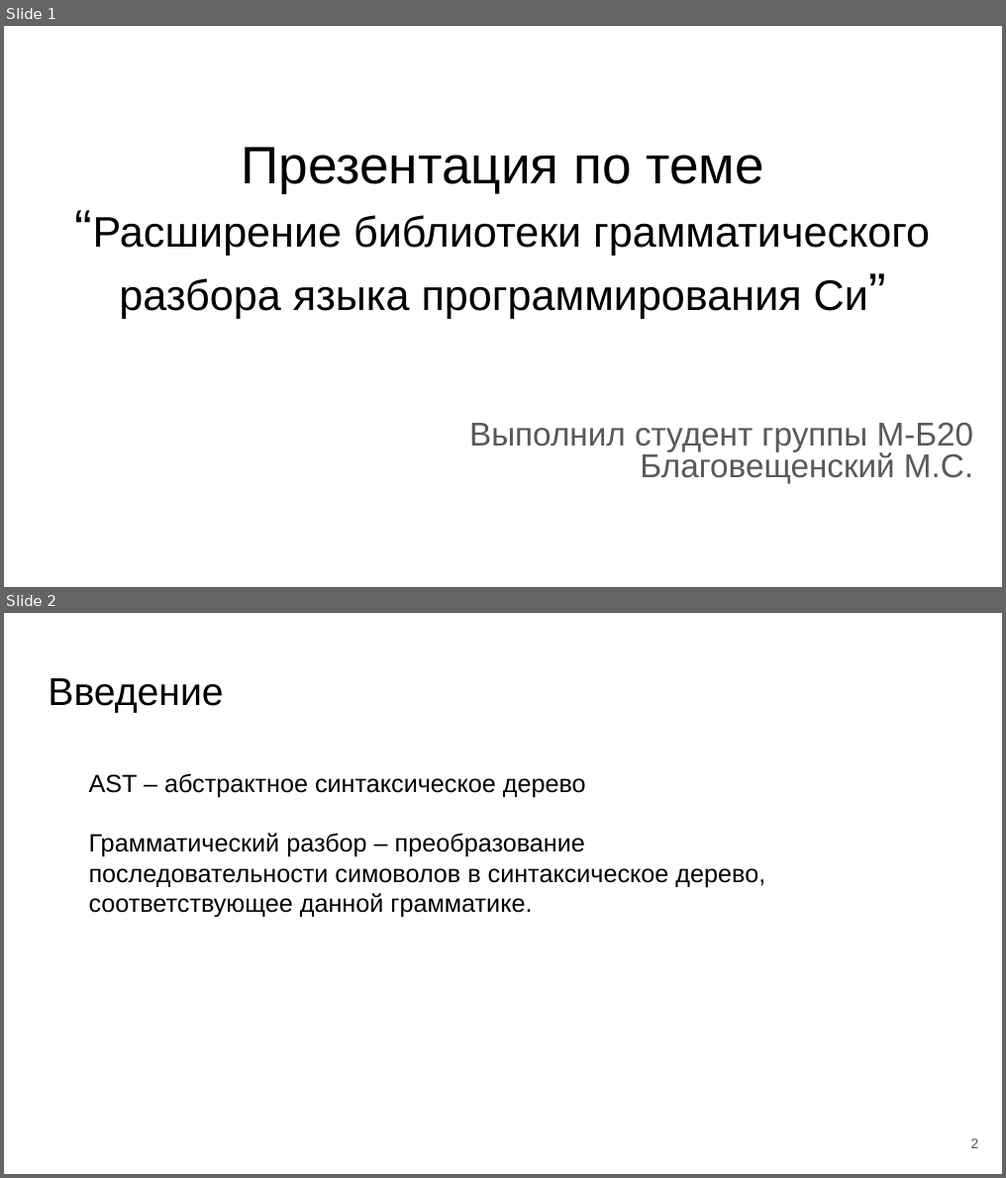
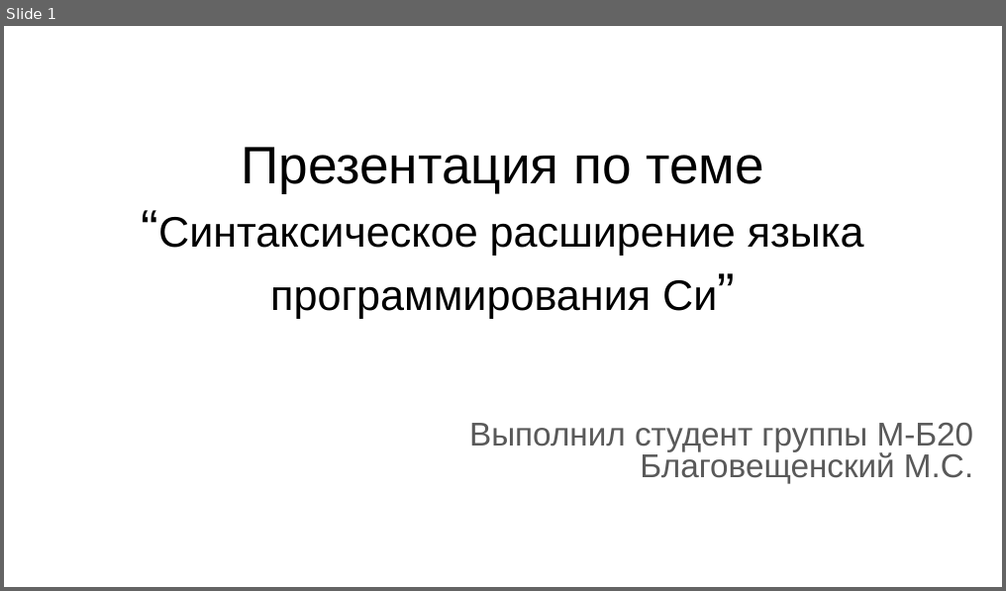
Before and after one commit to m-blg/bach-vkr, a slide deck: extra/Презентация по теме “Грамматический разбор языка Си”.odp. Shown one above the other, each under a label of ours: slides 1 and 2 before the commit, slide 1 after it. The pictures are 1006x1178 and 1006x591 pixels, drawn with LibreOffice and Linux fonts; fonts in the diff are those of the drawing. Boxes give left, top, right and bottom in pixels: in the first picture for what was removed or moved away, otherwise in the second. Text is boxed around its words. In the diff, an @@ line names an element or a change of style, - is before the commit and + after.

```diff
--- a/extra/Презентация по теме “Грамматический разбор языка Си”.odp
+++ b/extra/Презентация по теме “Грамматический разбор языка Си”.odp
@@ slide 2 removed at (4,613,1002,1174), background #FFFFFF @@
@@ title removed at (48,678,223,713) @@
-Введение
@@ text removed at (89,773,765,918) @@
-AST – абстрактное синтаксическое дерево
-Грамматический разбор – преобразование последовательности симоволов в синтаксическое дерево, соответствующее данной грамматике.
@@ page number removed at (971,1139,979,1149) @@
-2
@@ slide 1 changed as well @@
@@ title at (158,147,864,319): text changed @@
-Презентация по теме
-“Расширение библиотеки грамматического разбора языка программирования Си”
+Презентация по теме
+“Синтаксическое расширение языка программирования Си”
```
Also in this commit, not shown: 1 other slide changed, 11 slides added, 9 other slides removed, 37 other files.
